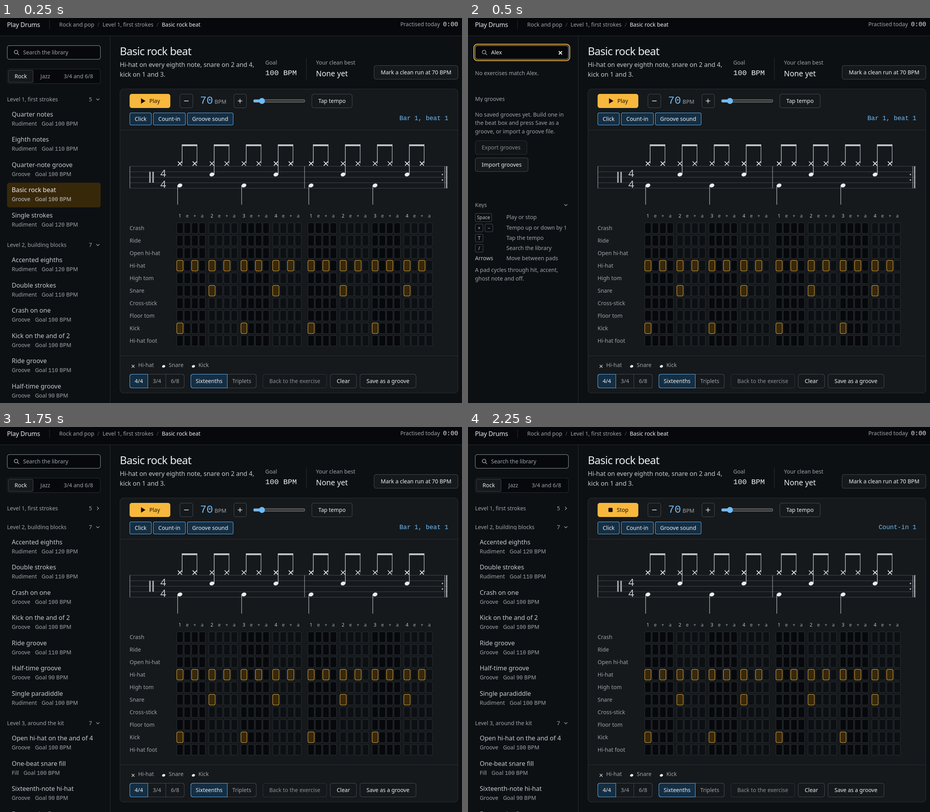
Above: before the commit, frames 1-4 (two rows, left to right).
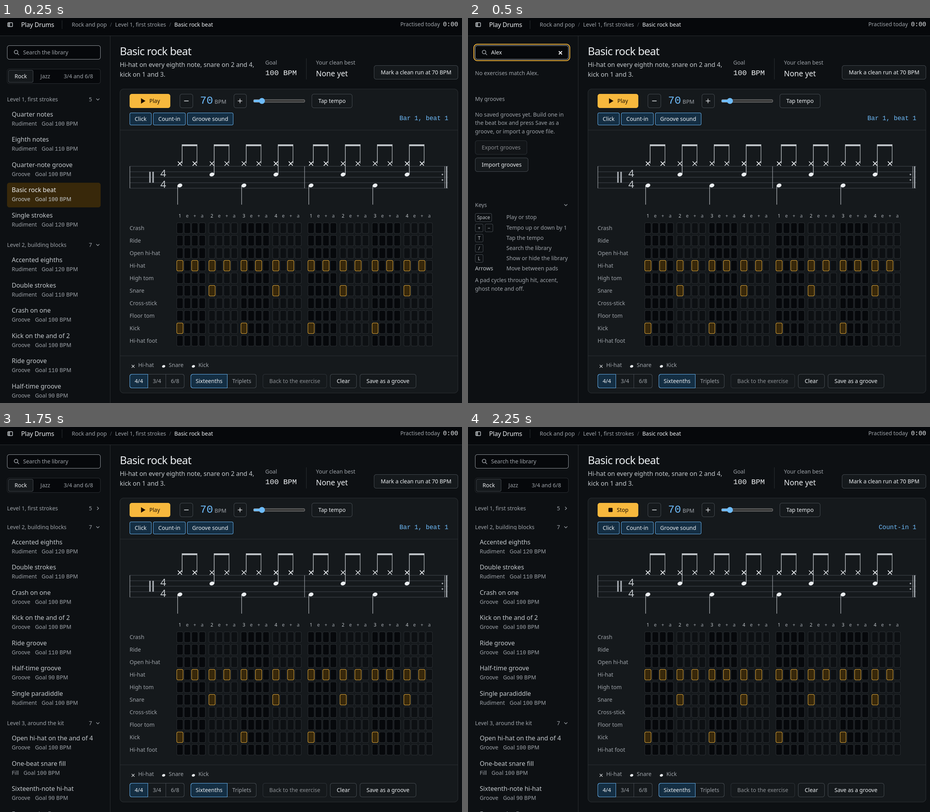
Above: after the commit, the same moments.

Repository: dcalderonv/play-drums
Game: browser game, page index.html
Same seed, same stepped clock (60 frames per second), same inputs: the game is played once before the commit and once after it.
Inputs (mouse positions are in pixels of both pictures, inside the frame that each line leads up to):
- Up to frame 1 (0.25 s): no input
- Up to frame 2 (0.5 s): click (523, 52) at 0.27 s; type "Alex" at 0.27 s
- Up to frame 3 (1.75 s): click "Play Drums" at 0.52 s; click "Level 1, first strokes 5" at 0.77 s; tap C at 1.17 s; tap R at 1.37 s; tap A at 1.57 s
- Up to frame 4 (2.25 s): click "Play" at 1.77 s; tap N at 1.77 s; tap E at 1.97 s; click "Tap tempo" at 2.02 s; tap Enter at 2.17 s

The runs differ from the first frame. In frame 1, 0.3% of the frame differs, in the area x 1-47%, y 0-3%; in frame 2, 0.6%, in the area x 1-47%, y 0-72%; in frame 3, 0.3%; in frame 4, 0.3%.

Commit message:
Show or hide the library from the top bar
A panel button at the left of the top bar, or the L key, hides the
library at any screen size: on a desktop the score and beat box take the
full width, on a phone the whole library block goes. The choice is kept
and applied before the first paint, so a hidden library never flashes
in. Searching with / brings the library back.

Co-Authored-By: Claude Opus 5.5 <noreply@anthropic.com>

Diff:
--- a/app.js
+++ b/app.js
@@ -1321,9 +1321,11 @@
     else if (e.key === '+' || e.key === '=') setBpm(state.bpm + 1);
     else if (e.key === '-' || e.key === '_') setBpm(state.bpm - 1);
     else if (e.key === 't' || e.key === 'T') tap();
+    else if (e.key === 'l' || e.key === 'L') setLibraryHidden(!root.classList.contains('library-off'));
     else if (e.key === '/') {
-      // On a phone the library is folded behind its toggle, so open it first.
+      // The library may be hidden, or on a phone folded behind its toggle, so open it first.
       e.preventDefault();
+      if (root.classList.contains('library-off')) setLibraryHidden(false);
       const lib = $('.library');
       if (!lib.classList.contains('is-open')) { lib.classList.add('is-open'); $('.library__toggle').setAttribute('aria-expanded', 'true'); }
       searchInput.focus();
@@ -1368,6 +1370,27 @@
   window.addEventListener('popstate', loadFromURL);
   window.addEventListener('pagehide', savePractice);
 
+  /* ---------- Showing and hiding the library ---------- */
+  const root = document.documentElement;
+  const panelToggle = $('#panel-toggle');
+
+  function renderPanel() {
+    const off = root.classList.contains('library-off');
+    panelToggle.setAttribute('aria-expanded', String(!off));
+    panelToggle.title = `${off ? 'Show' : 'Hide'} the library (L)`;
+  }
+
+  function setLibraryHidden(off) {
+    // Focus inside the library would be lost when it hides, so it moves to the button.
+    if (off && $('.library').contains(document.activeElement)) panelToggle.focus();
+    root.classList.toggle('library-off', off);
+    store.set('library-hidden', off);
+    renderPanel();
+  }
+
+  panelToggle.addEventListener('click', () => setLibraryHidden(!root.classList.contains('library-off')));
+  renderPanel();
+
   /* ---------- Installing the app ---------- */
   // The service worker keeps a copy of the app for offline use; it needs http(s), so file:// pages skip it.
   if ('serviceWorker' in navigator && location.protocol.startsWith('http')) {
--- a/index.html
+++ b/index.html
@@ -14,13 +14,16 @@
   <link rel="icon" href="icons/icon.svg" type="image/svg+xml">
   <link rel="icon" href="icons/favicon-32.png" sizes="32x32" type="image/png">
   <link rel="apple-touch-icon" href="icons/apple-touch-icon.png">
-  <script>document.documentElement.classList.add('js');</script>
+  <script>document.documentElement.classList.add('js'); try { if (localStorage.getItem('play-drums:library-hidden') === 'true') document.documentElement.classList.add('library-off'); } catch (e) { /* storage unavailable */ }</script>
 </head>
 <body>
   <a class="skip" href="#main">Skip to the score</a>
 
   <header class="bar">
     <div class="bar__inner">
+      <button class="btn btn--icon bar__panel" type="button" id="panel-toggle" aria-controls="library" aria-expanded="true" aria-label="Library" title="Hide the library (L)">
+        <svg class="icon" viewBox="0 0 16 16" width="16" height="16" aria-hidden="true"><rect x="2" y="3" width="12" height="10" rx="1.5"/><path d="M6.5 3v10"/><path class="bar__panel-fill" d="M2.75 3.75h3v8.5h-3z"/></svg>
+      </button>
       <a class="wordmark" href="./" aria-label="Play Drums, back to the first exercise">Play Drums</a>
       <nav class="crumbs" aria-label="Breadcrumb">
         <ol>
@@ -34,7 +37,7 @@
   </header>
 
   <div class="shell">
-    <nav class="library" aria-label="Exercises and grooves">
+    <nav class="library" id="library" aria-label="Exercises and grooves">
       <button class="btn library__toggle" type="button" aria-expanded="false" aria-controls="library-body">Exercises and grooves</button>
       <div class="library__body" id="library-body">
         <div class="search" role="search">
@@ -78,6 +81,7 @@
               <div><dt><kbd>+</kbd> <kbd>&minus;</kbd></dt><dd>Tempo up or down by 1</dd></div>
               <div><dt><kbd>T</kbd></dt><dd>Tap the tempo</dd></div>
               <div><dt><kbd>/</kbd></dt><dd>Search the library</dd></div>
+              <div><dt><kbd>L</kbd></dt><dd>Show or hide the library</dd></div>
               <div><dt>Arrows</dt><dd>Move between pads</dd></div>
             </dl>
             <p class="library__note">A pad cycles through hit, accent, ghost note and off.</p>
--- a/styles.css
+++ b/styles.css
@@ -68,6 +68,16 @@
   display: flex; align-items: center; gap: var(--space-lg);
   max-width: var(--container); height: var(--bar-height); margin-inline: auto; padding-inline: var(--space-lg);
 }
+/* The panel button: its left column is filled while the library shows */
+.bar__panel { width: 32px; min-height: 32px; margin-left: calc(-1 * var(--space-xs)); border-color: transparent; background: transparent; color: var(--color-ink-2); }
+.bar__panel:hover { background: var(--color-paper-2); color: var(--color-ink); }
+.bar__panel .icon { fill: none; }
+.bar__panel .bar__panel-fill { fill: currentColor; stroke: none; opacity: 0.55; }
+.library-off .bar__panel .bar__panel-fill { opacity: 0; }
+.bar__inner:has(.bar__panel) { gap: var(--space-sm); }
+.bar__panel + .wordmark { margin-right: var(--space-xs); }
+.library-off .library { display: none; }
+.library-off .shell { grid-template-columns: minmax(0, 1fr); }
 .wordmark { font-weight: 500; font-size: var(--text-md); letter-spacing: -0.01em; text-decoration: none; white-space: nowrap; }
 .wordmark:hover { color: var(--color-accent); }
 .crumbs { min-width: 0; }
